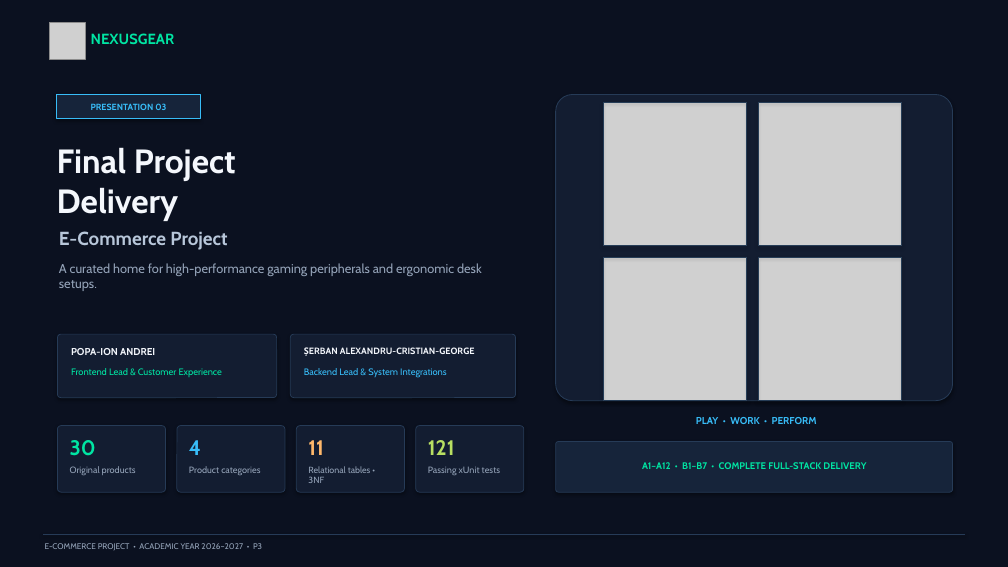
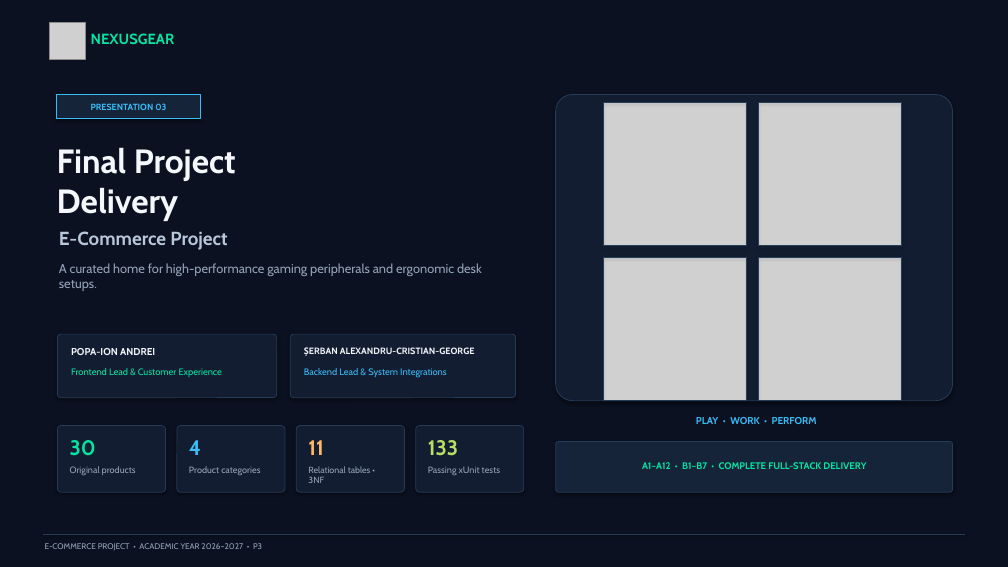
Before and after one commit to AlexandruCristianGeorgeSerban/NexusGear, a slide deck: slide 1 of Presentations/P3/NexusGear_P3_Presentation_Final.pptx. Drawn at 1008x567 pixels with LibreOffice and Linux fonts; fonts in the diff are those of the drawing; grey boxes stand for pictures. Boxes give left, top, right and bottom in pixels: in the first picture for what was removed or moved away, otherwise in the second. Text is boxed around its words. In the diff, an @@ line names an element or a change of style, - is before the commit and + after.

```diff
--- a/Presentations/P3/NexusGear_P3_Presentation_Final.pptx
+++ b/Presentations/P3/NexusGear_P3_Presentation_Final.pptx
@@ text at bbox=[428, 440, 458, 456]: text changed @@
-121
+133
```
Also in this commit, not shown: 7 other slides changed, 4 other files.
